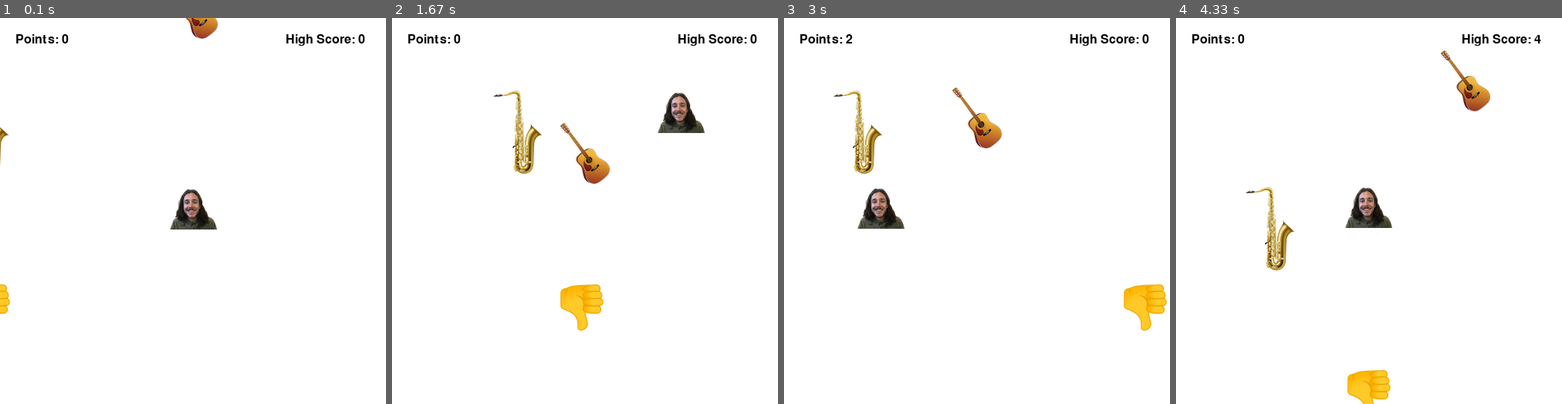
Above: before the commit, frames 1-4 (left to right).
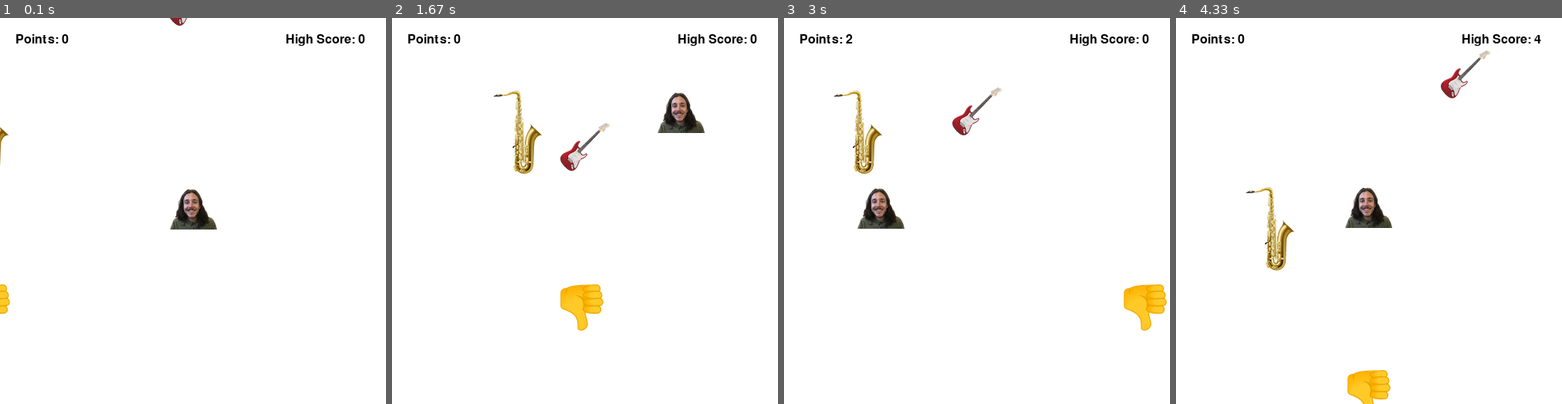
Above: after the commit, the same moments.

Repository: laurelmclean/music-pygame
Game: pygame game, started from musicgame.py
Two runs of this game, one before a commit and one after it. Both use one fixed random seed, a clock stepped at 60 frames per second and the inputs below.
Inputs:
- Up to frame 1 (0.1 s): no input
- Up to frame 2 (1.67 s): hold Right 0.33-0.8 s; hold Up 0.83-1.13 s; hold Right 1.17-1.63 s
- Up to frame 3 (3 s): hold Left 1.67-2.2 s; hold Down 2.23-2.53 s; hold Left 2.57-2.97 s
- Up to frame 4 (4.33 s): hold Up 3-3.37 s; hold Right 3.4-4.03 s; hold Down from 4.07 s (still down)

The runs differ from the first frame. In frame 1, 0.4% of the frame differs, in the area x 44-57%, y 0-6%; in frame 2, 0.9%, in the area x 43-57%, y 27-43%; in frame 3, 0.9%; in frame 4, 0.9%.

Commit message:
updated instruments

Diff:
--- a/musicgame.py
+++ b/musicgame.py
@@ -82,9 +82,9 @@
 # strawberry moves horizontally rather than veritcally
 
 
-class Saxophone(GameObject):
-    def __init__(self):
-        super(Saxophone, self).__init__(0, 0, 'saxophone.png')
+class Instrument(GameObject):
+    def __init__(self):
+        super(Instrument, self).__init__(0, 0, 'saxophone.png')
         self.dx = (randint(0, 200) / 100) + 1
         self.dy = 0
         self.reset()
@@ -104,7 +104,7 @@
 guitar = Guitar()
 
 # strawberry
-saxophone = Saxophone()
+instrument = Instrument()
 
 
 # Bomb
@@ -205,14 +205,14 @@
 # Add sprites to group
 all_sprites.add(player)
 all_sprites.add(guitar)
-all_sprites.add(saxophone)
+all_sprites.add(instrument)
 all_sprites.add(thumbs)
 
 # make a fruits Group
 fruit_sprites = pygame.sprite.Group()
 
 fruit_sprites.add(guitar)
-fruit_sprites.add(saxophone)
+fruit_sprites.add(instrument)
 
 # Creat the game loop
 running = True
@@ -254,18 +254,24 @@
         points = 0
         pygame.mixer.Sound.play(boo)
         thumbs.reset()
-    if points <= 5:
+    if points <= 20:
         player.update_image('colton.png')
-    if points > 5:
+        instrument.update_image('saxophone.png')
+    if points > 20:
         player.update_image('keath.png')
-    if points > 10:
+        instrument.update_image('trumpet.png')
+    if points > 40:
         player.update_image('rob.png')
-    if points > 15:
+        instrument.update_image('drums.png')
+    if points > 60:
         player.update_image('jesse.png')
-    if points > 20:
+        instrument.update_image('bass.png')
+    if points > 80:
         player.update_image('dylan.png')
-    if points > 25:
+        instrument.update_image('trombone.png')
+    if points > 100:
         player.update_image('jay.png')
+        instrument.update_image('guitar.png')
      # Draw the points
     draw_text(text=f'Points: {points}', color= (0, 0, 0), font_size=24, x=20, y=20)
     draw_text(text=f'High Score: {high_score}', color= (0, 0, 0), font_size=24, x=370, y=20)
Binary file added: bass.png
Binary file added: drums.png
Binary file changed: guitar.png
Binary file added: trombone.png
Binary file added: trumpet.png
